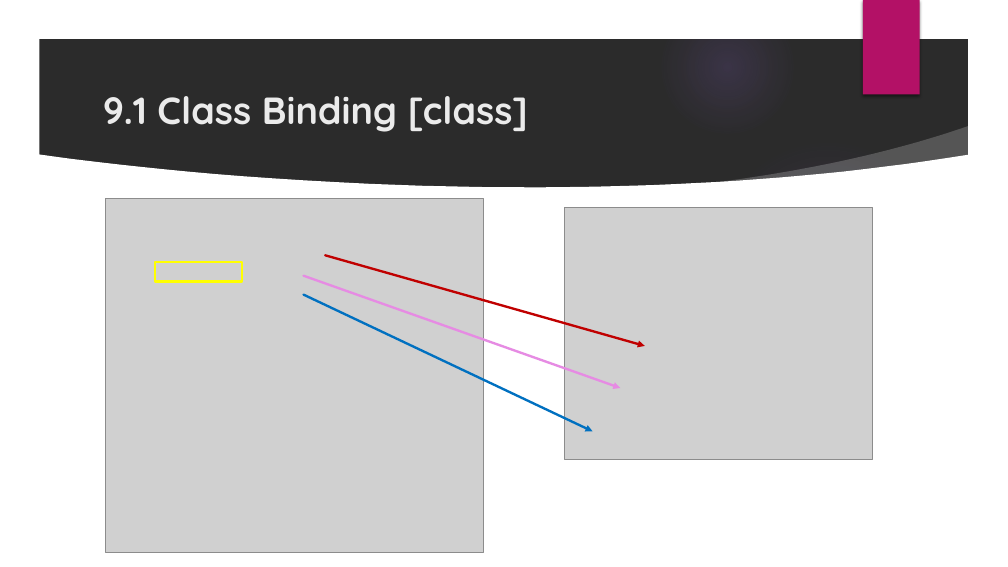
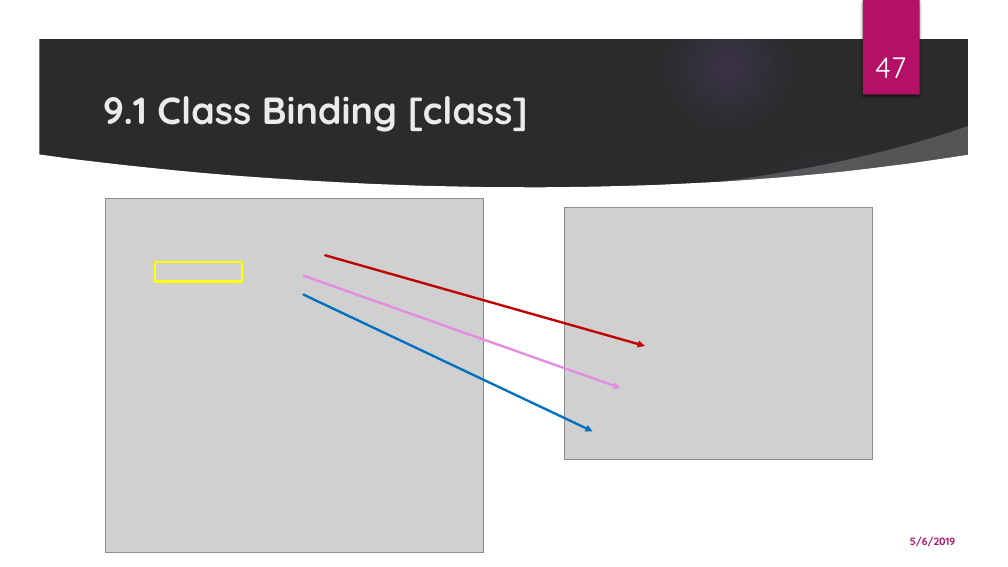
Before and after one commit to monicka2479/AngularSession, a slide deck: slide 47 of Angular Presentation.pptx. Drawn at 1008x567 pixels with LibreOffice and Linux fonts; fonts in the diff are those of the drawing; grey boxes stand for pictures; background and template pictures are left out; a plain dark background stands for a picture behind light text. Boxes give left, top, right and bottom in pixels: in the first picture for what was removed or moved away, otherwise in the second. Text is boxed around its words. In the diff, an @@ line names an element or a change of style, - is before the commit and + after.

Commit message:
Aded Event Binding and Template Reference Variable

```diff
--- a/Angular Presentation.pptx
+++ b/Angular Presentation.pptx
@@ page number added at box(875, 57, 907, 78), 28 pt, text #FFFFFF @@
+47
@@ text added at box(910, 536, 955, 547), 10 pt, text #B31166, bold @@
+5/6/2019
```
Also in this commit, not shown: 48 other slides changed, 7 slides added.
